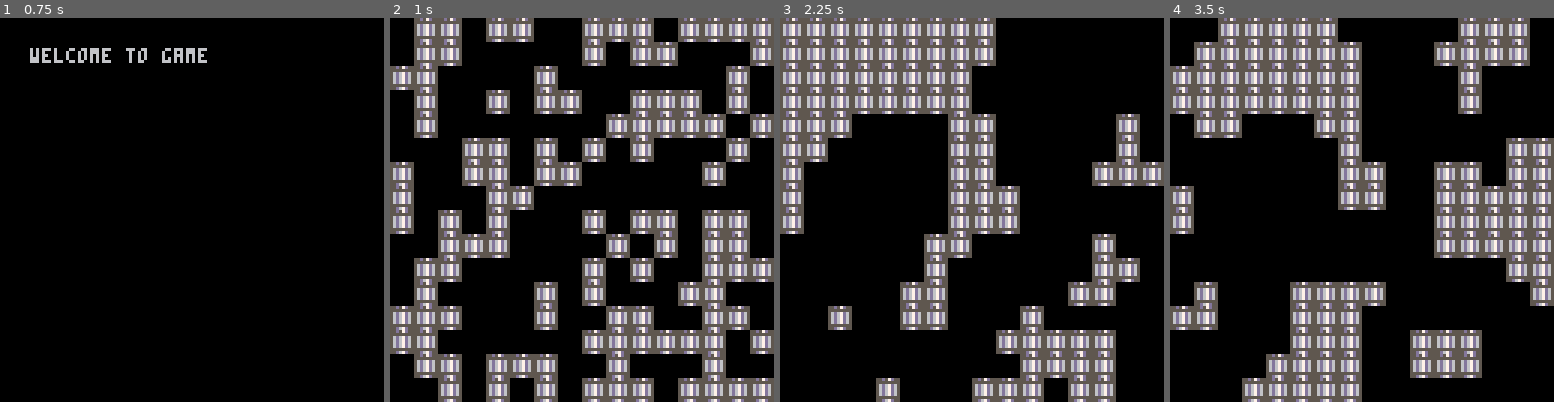
Above: before the commit, frames 1-4 (left to right).
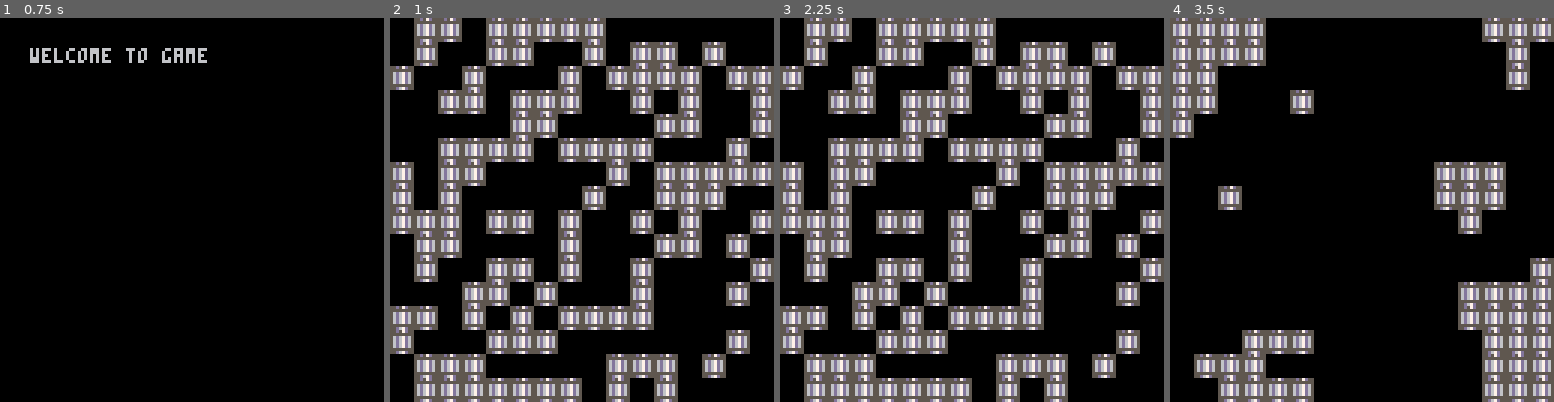
Above: after the commit, the same moments.

Repository: Braxmaster/Gamejam3012
Game: PICO-8 cartridge game.p8
Two runs of this game, one before a commit and one after it. Both use one fixed random seed, a clock stepped at 60 frames per second and the inputs below.
Inputs:
- Up to frame 1 (0.75 s): tap X (X key) at 0.33 s; tap O (Z key) at 0.7 s
- Up to frame 2 (1 s): no input
- Up to frame 3 (2.25 s): tap X (X key) at 1.07, 1.85 s; hold Right 1.6-2.1 s; tap O (Z key) at 1.7, 2.1 s; hold Up from 2.15 s (still down)
- Up to frame 4 (3.5 s): release Up at 2.42 s; hold Right 2.47-3.03 s; tap O (Z key) at 2.5, 2.9, 3.3 s; tap X (X key) at 2.97 s; hold Left from 3.08 s (still down)

Frame 1 is identical in both runs. In frame 2, 49% of the frame differs, in the area x 6-100%, y 0-100%; in frame 3, 49%; in frame 4, 41%.

Commit message:
Make camera work better with random map

Diff:
--- a/game.p8
+++ b/game.p8
@@ -112,7 +112,7 @@
 
   for x = 0, 127 do
     add(last_gen_walls, {})
-    for y = 0, 31 do
+    for y = 0, 63 do
       local has_wall = false
       if rnd(1) > 0.6 then
         mset(x, y, c_sprite_wall)
@@ -128,7 +128,7 @@
 end
 
 function within_map(x, y)
-  return 0 <= x and x <= 127 and 0 <= y and y <= 31
+  return 0 <= x and x <= 127 and 0 <= y and y <= 63
 end
 
 function wider_neighbors(x, y)
@@ -177,13 +177,13 @@
 
 function map_generation()
   for x = 0, 127 do
-    for y = 0, 31 do
+    for y = 0, 63 do
       generation(x, y)
     end
   end
 
   for x = 0, 127 do
-    for y = 0, 31 do
+    for y = 0, 63 do
       last_gen_walls[x + 1][y + 1] = contains_wall(x, y)
     end
   end
@@ -191,8 +191,8 @@
 
 function new_cam()
   return {
-    x = 0,
-    y = 0,
+    x = 4,
+    y = 4,
     moving = false,
     dir = c_dir_none
   }
@@ -410,13 +410,13 @@
     if player.x < cam.x then
       cam.moving = true
       cam.dir = c_dir_left
-    elseif player.x >= cam.x + 128 then
+    elseif player.x >= cam.x + 124 then
       cam.moving = true
       cam.dir = c_dir_right
     elseif player.y < cam.y + 8 then
       cam.moving = true
       cam.dir = c_dir_up
-    elseif player.y >= cam.y + 128 then
+    elseif player.y >= cam.y + 124 then
       cam.moving = true
       cam.dir = c_dir_down
     end
@@ -488,7 +487,7 @@
 end
 
 function cam_at_grid_point()
-  return cam.x % 128 == 0 and cam.y % 120== 0
+  return (cam.x - 4) % 120 == 0 and (cam.y - 4) % 112 == 0
 end
 -->8
 -- draw functions --
